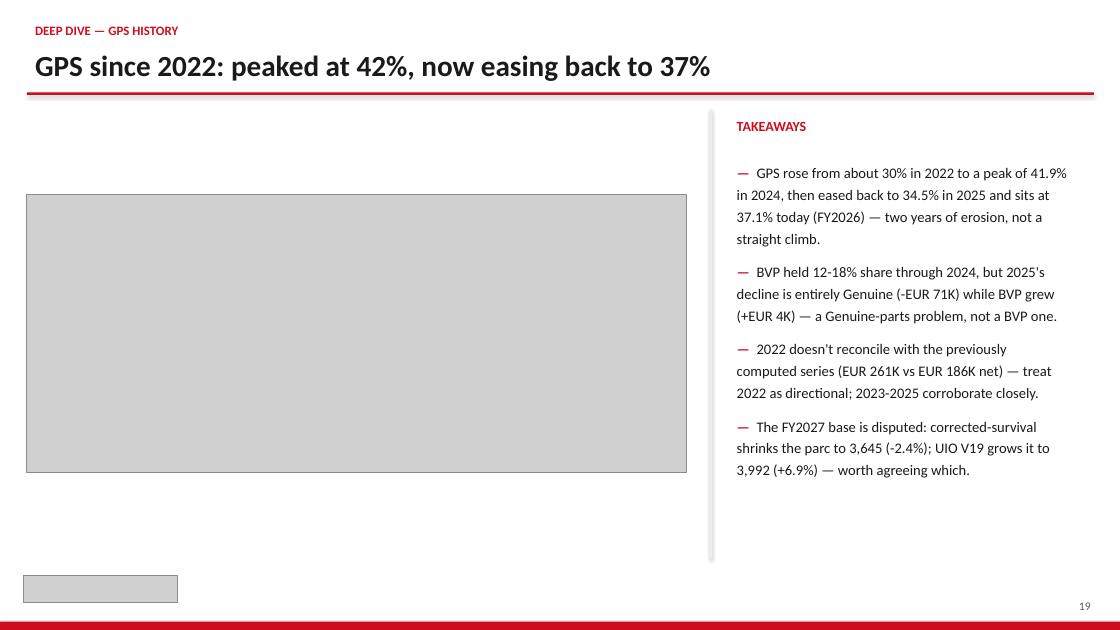
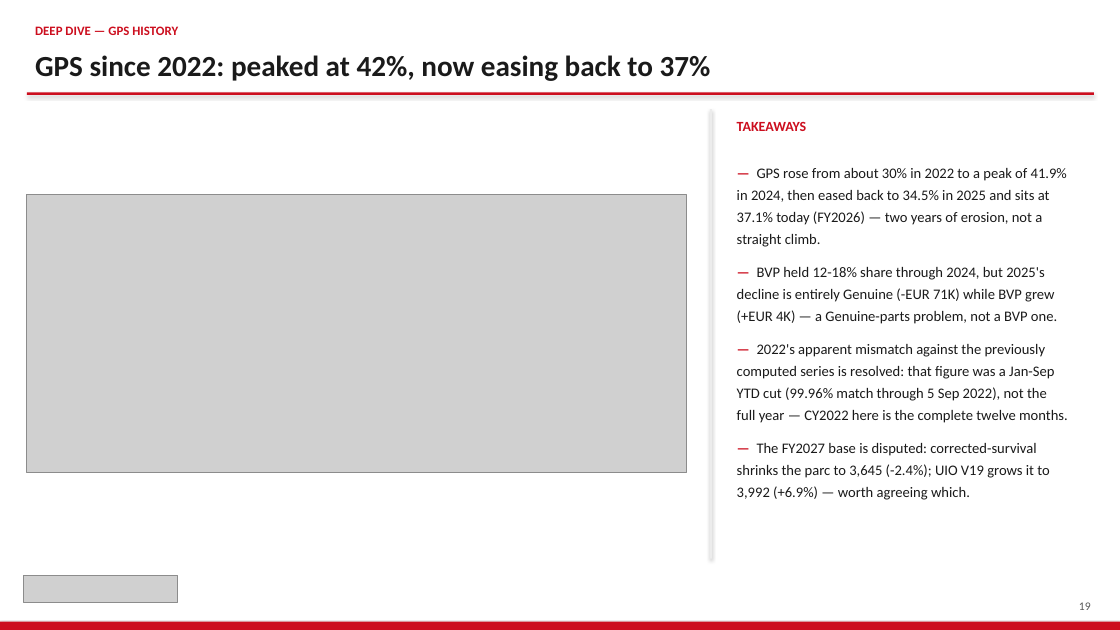
Before and after one commit to jeromio1987/ISZE, a slide deck: slide 19 of 09_meetings/HUNGARY_Sales_Review_2026/ISZE_HUNGARY_Sales_Review_FY2027.pptx. Drawn at 1120x630 pixels with LibreOffice and Linux fonts; fonts in the diff are those of the drawing; grey boxes stand for pictures. Boxes give left, top, right and bottom in pixels: in the first picture for what was removed or moved away, otherwise in the second. Text is boxed around its words. In the diff, an @@ line names an element or a change of style, - is before the commit and + after.

```diff
--- a/09_meetings/HUNGARY_Sales_Review_2026/ISZE_HUNGARY_Sales_Review_FY2027.pptx
+++ b/09_meetings/HUNGARY_Sales_Review_2026/ISZE_HUNGARY_Sales_Review_FY2027.pptx
@@ text at [737,344,1068,423]: text changed @@
-— 2022 doesn't reconcile with the previously computed series (EUR 261K vs EUR 186K net) — treat 2022 as directional; 2023-2025 corroborate closely.
+— 2022's apparent mismatch against the previously computed series is resolved: that figure was a Jan-Sep YTD cut (99.96% match through 5 Sep 2022), not the full year — CY2022 here is the complete twelve months.
```
Also in this commit, not shown: 1 other file.
